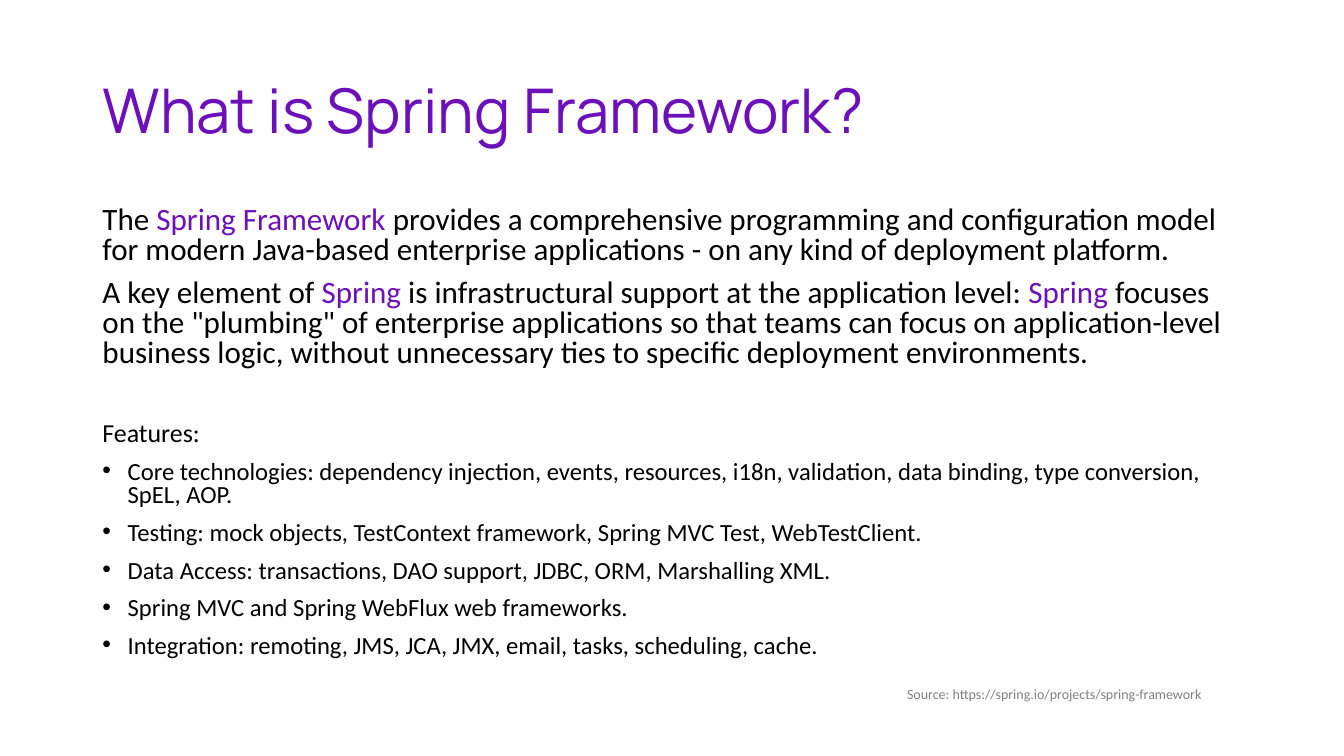
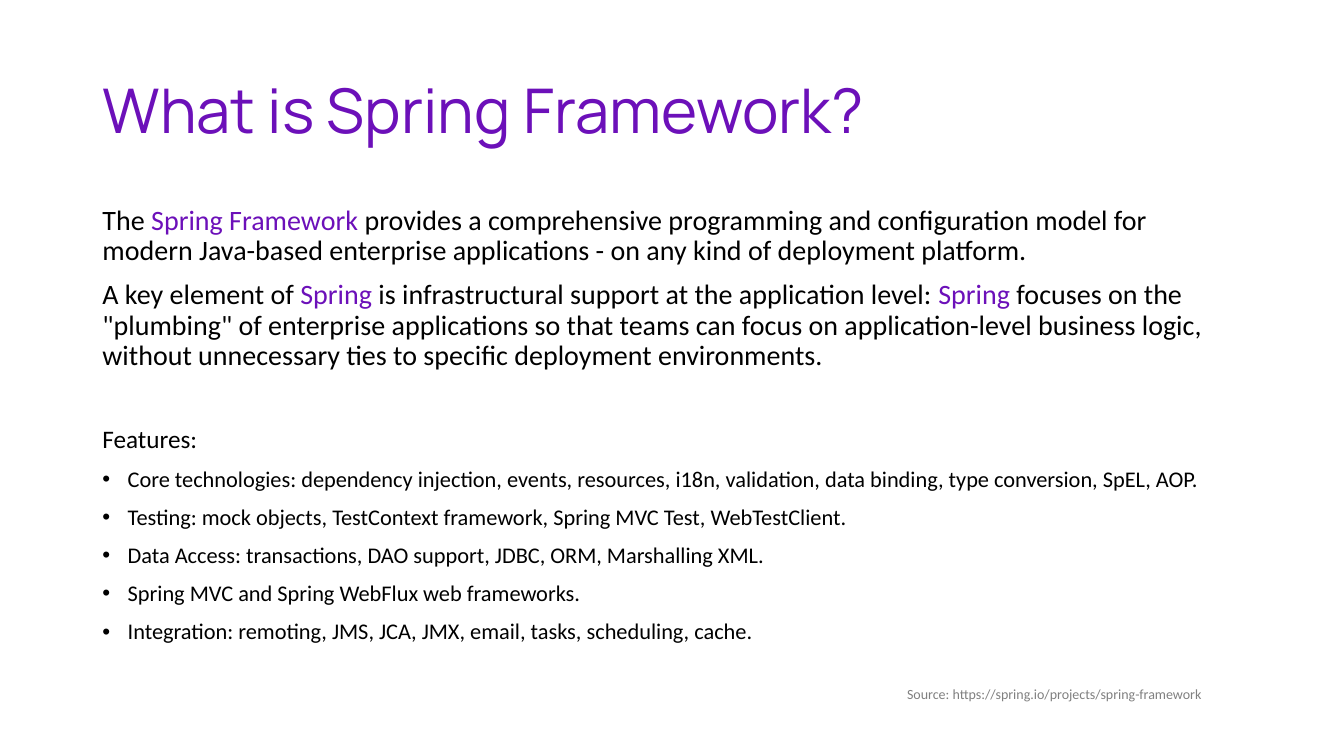
Before and after one commit to adrian-machnicki/SpringWorkshopForInterns, a slide deck: slide 4 of docs/SpringWorkshopWithAdrian.pptx. Drawn at 1344x756 pixels with LibreOffice and Linux fonts; fonts in the diff are those of the drawing. Boxes give left, top, right and bottom in pixels: in the first picture for what was removed or moved away, otherwise in the second. Text is boxed around its words. In the diff, an @@ line names an element or a change of style, - is before the commit and + after.

```diff
--- a/docs/SpringWorkshopWithAdrian.pptx
+++ b/docs/SpringWorkshopWithAdrian.pptx
@@ text "The Spring Framework provides a ..." at [102,210,1202,643]: size 22.2 to 20 pt in "The Spring Framework provides a comprehensive programming ...", "A key element of Spring is infrastructural ..."; size 18.5 to 18 pt in "Features:"; size 17.6 to 16 pt in "Core technologies: dependency injection, events, resources,  ...", "Testing: mock objects, TestContext framework, Spring MVC ...", "Data Access: transactions, DAO support, JDBC, ORM, ...", "Spring MVC and Spring WebFlux web frameworks." and 1 more places; line spacing 0.8 to 0.9 @@
```
Also in this commit, not shown: 5 other slides changed, 1 slide added, 10 other files.
